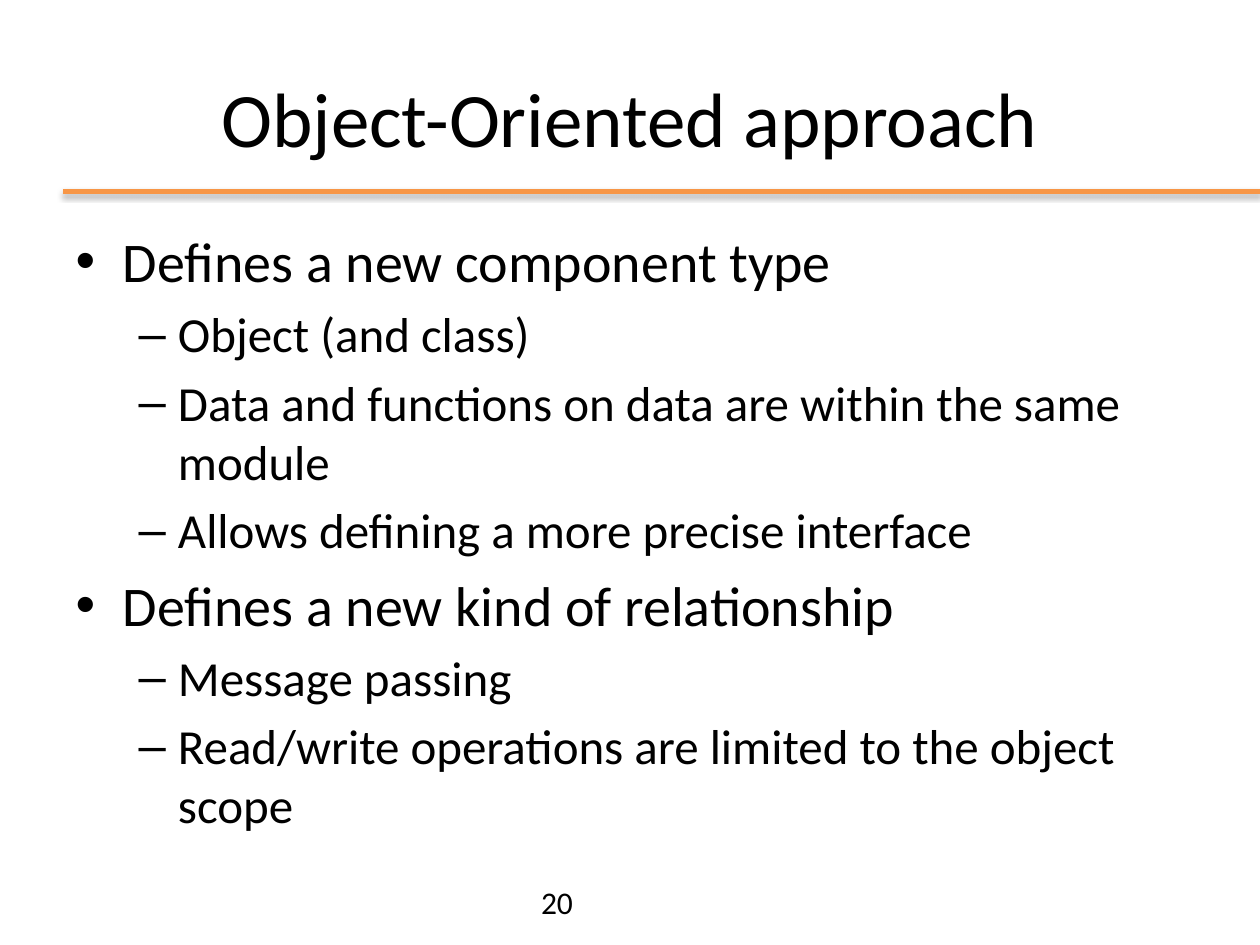
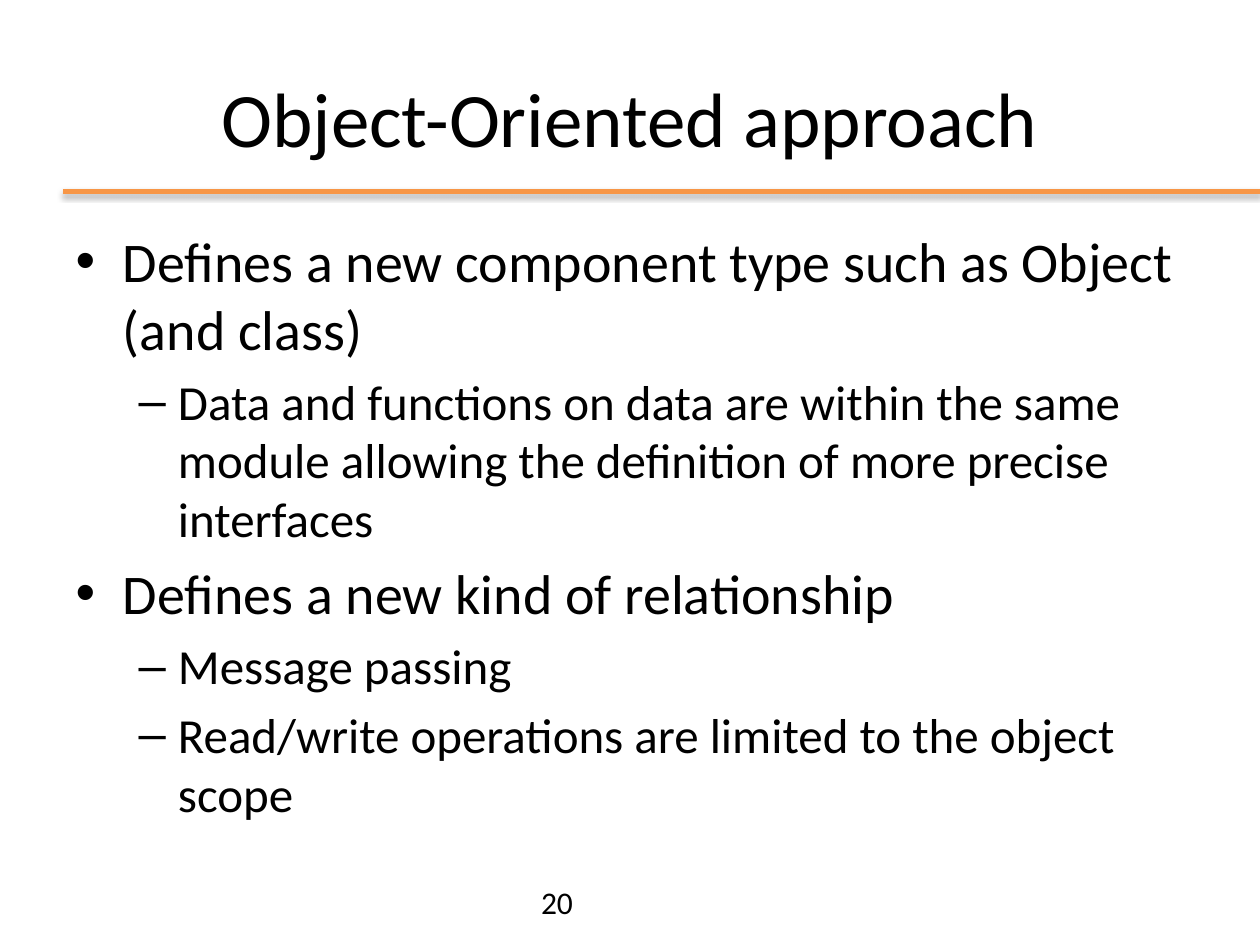
Before and after one commit to giordy97/Programmazione_Oggetti, a slide deck: slide 20 of slides/ppt/01_FromCtoJava.pptx. Drawn at 1260x945 pixels with LibreOffice and Linux fonts; fonts in the diff are those of the drawing; background and template pictures are left out. Boxes give left, top, right and bottom in pixels: in the first picture for what was removed or moved away, otherwise in the second. Text is boxed around its words. In the diff, an @@ line names an element or a change of style, - is before the commit and + after.

```diff
--- a/slides/ppt/01_FromCtoJava.pptx
+++ b/slides/ppt/01_FromCtoJava.pptx
@@ text at (123,243,1172,538): text changed @@
-• Defines a new component type
-  – Object (and class)
-  – Data and functions on data are within the same module
-  – Allows defining a more precise interface
+• Defines a new component type such as Object (and class)
+  – Data and functions on data are within the same module allowing the definition of more precise interfaces
```
Also in this commit, not shown: 26 other slides changed, 2 slides added, 4 other files.
